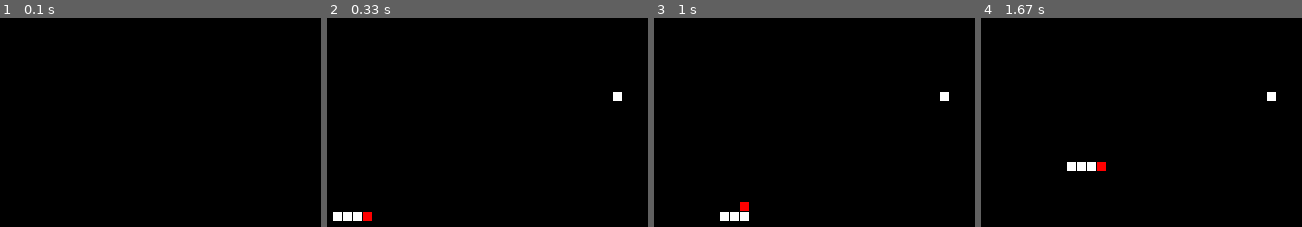
Above: before the commit, frames 1-4 (left to right).
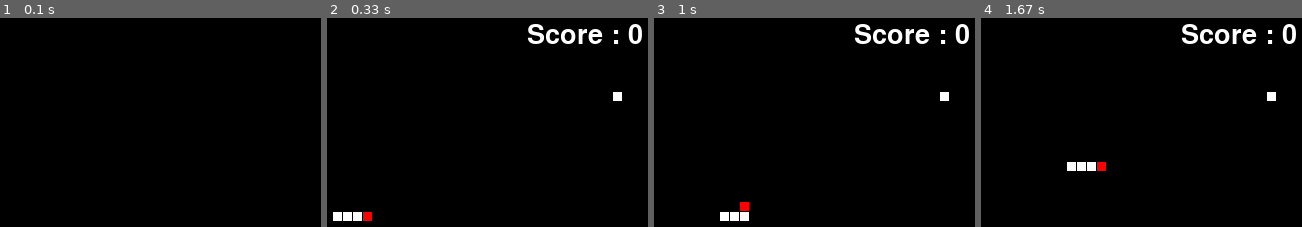
Above: after the commit, the same moments.

Repository: kaddour-khaled/pygame
Game: pygame game, started from main.py
Same seed, same stepped clock (60 frames per second), same inputs: the game is played once before the commit and once after it.
Inputs:
- Up to frame 1 (0.1 s): no input
- Up to frame 2 (0.33 s): no input
- Up to frame 3 (1 s): hold Up from 0.83 s (still down)
- Up to frame 4 (1.67 s): release Up at 1.3 s; hold Right from 1.33 s (still down)

Frame 1 is identical in both runs. In frame 2, 1.4% of the frame differs, in the area x 62-99%, y 2-13%; in frame 3, 1.4%; in frame 4, 1.4%.

Commit message:
handel the lose event

Diff:
--- a/main.py
+++ b/main.py
@@ -10,6 +10,20 @@
         self.run = True
         self.SIZE = self.WIDTH, self.HEIGHT = width, height
         self.snake = Snake(width // 2, height // 2)
+
+    def on_init(self):
+        # initialize pygame and all modules
+
+        # initialize the display
+        pygame.init()
+        pygame.font.init()
+        self.lose = False
+        self.USER_EVENT = pygame.USEREVENT + 1
+        self.window = pygame.display.set_mode(self.SIZE)
+        self.FPS = 10
+        self.dx = 1
+        self.dy = 0
+        self.FONT = pygame.font.SysFont("comicsans", 40)
         self.food = pygame.rect.Rect(
             random.randrange(0, self.WIDTH - Snake.WIDTH_UNIT, Snake.WIDTH_UNIT),
             random.randrange(0, self.HEIGHT - Snake.HEIGHT_UNIT, Snake.HEIGHT_UNIT),
@@ -17,19 +31,11 @@
             Snake.HEIGHT_UNIT-1
             )
 
-    def on_init(self):
-        # initialize pygame and all modules
-
-        # initialize the display
-        pygame.init()
-        self.window = pygame.display.set_mode(self.SIZE)
-        self.FPS = 10
-        self.dx = 1
-        self.dy = 0
-
     def on_event(self, event):
         if event.type == pygame.QUIT:
             self.run = False
+        if event.type == self.USER_EVENT:
+            self.lose = True
         if event.type == pygame.KEYDOWN:
             if event.key == pygame.K_UP and self.dy == 0:
                 self.dx = 0
@@ -56,10 +62,16 @@
 
         if new_Xpos < self.WIDTH and  new_Xpos >= 0 and new_YPos < self.HEIGHT and new_YPos >= 0:
             queue = snake.pop(len(snake)-1)
-
             queue.x = new_Xpos
             queue.y = new_YPos
+            if queue.collidelist(snake) > 0:
+                pygame.event.post(pygame.event.Event(self.USER_EVENT))
             snake.insert(0, queue)
+
+        else:
+            pygame.event.post(pygame.event.Event(self.USER_EVENT))
+
+
 
         # handel the collision of snake with food
         if head.colliderect(self.food):
@@ -82,6 +94,7 @@
             )
 
 
+
     def on_render(self):
         # clean the window
         pygame.draw.rect(self.window, (0, 0, 0), pygame.rect.Rect(0, 0, self.WIDTH, self.HEIGHT))
@@ -96,6 +109,20 @@
         # render the food
         pygame.draw.rect(self.window, (255, 255, 255), self.food)
 
+        # render text (score + lose text)
+        Score  = self.FONT.render("Score : " + str(len(self.snake.snake) - Snake.INIT_LENGHT), 1, (255, 255, 255))
+        self.window.blit(
+            Score,
+            (self.WIDTH - Score.get_width()-10, 10)
+            )
+
+        # render lose text
+        if self.lose:
+            lose_text  = self.FONT.render("You lose :(" , 1, (255, 255, 255))
+            self.window.blit(
+                lose_text,
+                (self.WIDTH//2 - Score.get_width()//2, self.HEIGHT//2 - Score.get_height()//2)
+                )
         # update the window
         pygame.display.update()
 
@@ -116,6 +143,9 @@
                 self.on_event(event)
             self.on_loop()
             self.on_render()
+            if self.lose:
+                pygame.time.delay(2000)
+                self.run = False
         self.on_cleanup()
 
 
